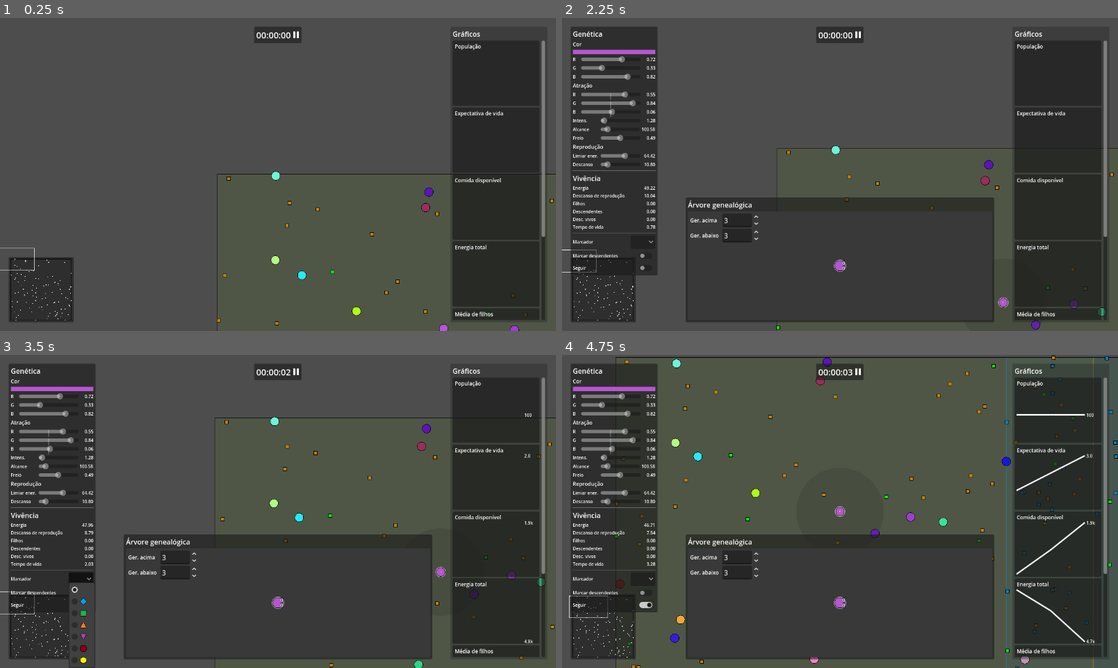
Above: before the commit, frames 1-4 (two rows, left to right).
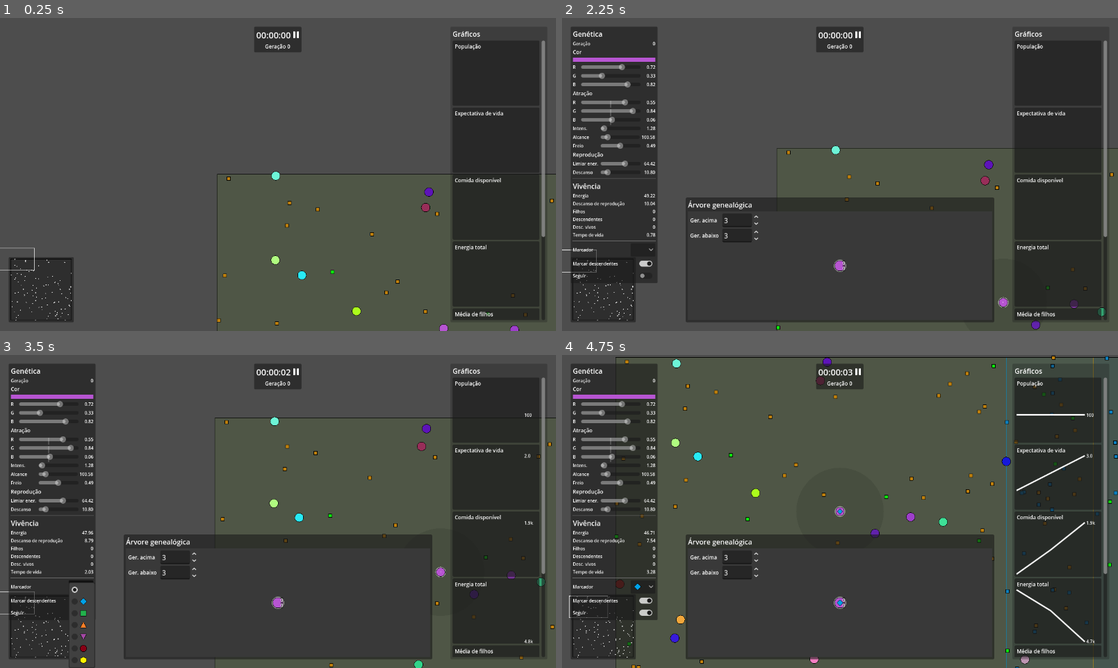
Above: after the commit, the same moments.

Repository: rodrigo-borges/attract-repel
Game: Godot game, scene res://world/world.tscn
Same seed, same stepped clock (60 frames per second), same inputs: the game is played once before the commit and once after it. The project has no main scene, so this scene is started directly.
Inputs (mouse positions are in pixels of both pictures, inside the frame that each line leads up to; where the layout moved, square brackets give the same spot in the first picture):
- Up to frame 1 (0.25 s): no input
- Up to frame 2 (2.25 s): click (856, 33) at 0.5 s; tap Enter at 1.25 s; move the mouse to (1079, 330) at 1.27 s; hold D (right) 1.28-2.03 s; hold F (follow) 1.28-2.03 s; tap Space (pause) at 2 s; move the mouse to (1006, 327) at 2.02 s; hold S (down) from 2.03 s (still down); click (1006, 327) at 2.1 s
- Up to frame 3 (3.5 s): release S (down) at 2.75 s; click (83, 586) [83, 580] at 2.75 s
- Up to frame 4 (4.75 s): click (645, 599) [645, 592] at 3.5 s; click (645, 611) [645, 605] at 4.25 s

The runs differ from the first frame. In frame 1, 0.2% of the frame differs, in the area x 45-55%, y 8-11%; in frame 2, 3.0%; in frame 3, 2.9%; in frame 4, 3.1%, in the area x 1-55%, y 7-85%.

Commit message:
Adiciona a informação de geração às criaturas e ao relógio

Diff:
--- a/entities/creature/creature_data.gd
+++ b/entities/creature/creature_data.gd
@@ -26,6 +26,7 @@
 	set(value): reproduction_cooldown = maxf(value, 0.)
 var brake:float:
 	set(value): brake = clampf(value, 0., 1.)
+var generation:int
 var parent:CreatureData
 var children:Array[CreatureData]
 var vessel:CreatureVessel
@@ -63,7 +64,7 @@
 		color, size_radius,
 		attraction, intensity, sense_radius,
 		reproduction_energy_threshold, reproduction_cooldown,
-		brake,)
+		brake, generation+1)
 	creature.marker = marker
 	creature.mutate()
 	creature.parent = self
@@ -90,7 +91,7 @@
 		_color:Color, _size_radius:float,
 		_attraction:Vector3, _intensity:float, _sense_radius:float,
 		_reproduction_energy_threshold:float, _reproduction_cooldown:float,
-		_brake:float,) -> CreatureData:
+		_brake:float, _generation:int=0) -> CreatureData:
 	var creature:CreatureData = CreatureData.new()
 	creature.color = _color
 	creature.size_radius = _size_radius
@@ -100,6 +101,7 @@
 	creature.reproduction_energy_threshold = _reproduction_energy_threshold
 	creature.reproduction_cooldown = _reproduction_cooldown
 	creature.brake = _brake
+	creature.generation = _generation
 	creature.parent = null
 	creature.children = []
 	creature.lifespan = 0.
--- a/family_tree/family_node.tscn
+++ b/family_tree/family_node.tscn
@@ -14,12 +14,13 @@
 [node name="CollisionShape2D" type="CollisionShape2D" parent="."]
 shape = SubResource("CircleShape2D_1m0yn")
 
+[node name="Marker" type="Sprite2D" parent="."]
+scale = Vector2(0.9, 0.9)
+
 [node name="DeadIcon" type="Sprite2D" parent="."]
+z_index = 1
 position = Vector2(-8, 7)
 texture = ExtResource("2_qqer8")
-
-[node name="Marker" type="Sprite2D" parent="."]
-scale = Vector2(0.9, 0.9)
 
 [node name="PanelContainer" type="PanelContainer" parent="."]
 offset_left = 6.0
--- a/world/hud/clock/clock.gd
+++ b/world/hud/clock/clock.gd
@@ -3,6 +3,7 @@
 
 @onready var clock_label:Label = find_child("ClockLabel")
 @onready var pause_button:BaseButton = find_child("PauseButton")
+@onready var gen_label:Label = find_child("Generation")
 var elapsed_time:float = 0.
 
 func _ready() -> void:
--- a/world/hud/clock/clock.tscn
+++ b/world/hud/clock/clock.tscn
@@ -1,8 +1,9 @@
-[gd_scene load_steps=5 format=3 uid="uid://bh6bll2w5jv5g"]
+[gd_scene load_steps=6 format=3 uid="uid://bh6bll2w5jv5g"]
 
 [ext_resource type="Script" uid="uid://dxpvivat0fnuo" path="res://world/hud/clock/clock.gd" id="1_lufbv"]
 [ext_resource type="Texture2D" uid="uid://2xkcre5f4y2w" path="res://world/hud/clock/pause.png" id="2_lnyst"]
 [ext_resource type="Texture2D" uid="uid://wim1smy16hhi" path="res://world/hud/clock/play.png" id="3_d7ayy"]
+[ext_resource type="LabelSettings" uid="uid://bse0aa8ieynyj" path="res://world/hud/category_label_setting.tres" id="4_0o24t"]
 
 [sub_resource type="LabelSettings" id="LabelSettings_0oity"]
 font_size = 20
@@ -22,15 +23,18 @@
 theme_override_constants/margin_right = 5
 theme_override_constants/margin_bottom = 5
 
-[node name="HBoxContainer" type="HBoxContainer" parent="MarginContainer"]
+[node name="VBoxContainer" type="VBoxContainer" parent="MarginContainer"]
 layout_mode = 2
 
-[node name="ClockLabel" type="Label" parent="MarginContainer/HBoxContainer"]
+[node name="HBoxContainer" type="HBoxContainer" parent="MarginContainer/VBoxContainer"]
+layout_mode = 2
+
+[node name="ClockLabel" type="Label" parent="MarginContainer/VBoxContainer/HBoxContainer"]
 layout_mode = 2
 text = "00:00:00"
 label_settings = SubResource("LabelSettings_0oity")
 
-[node name="PauseButton" type="TextureButton" parent="MarginContainer/HBoxContainer"]
+[node name="PauseButton" type="TextureButton" parent="MarginContainer/VBoxContainer/HBoxContainer"]
 custom_minimum_size = Vector2(15, 15)
 layout_mode = 2
 size_flags_horizontal = 8
@@ -41,3 +45,9 @@
 texture_pressed = ExtResource("3_d7ayy")
 ignore_texture_size = true
 stretch_mode = 5
+
+[node name="Generation" type="Label" parent="MarginContainer/VBoxContainer"]
+layout_mode = 2
+text = "Geração 0"
+label_settings = ExtResource("4_0o24t")
+horizontal_alignment = 1
--- a/world/hud/creature_card/creature_card.gd
+++ b/world/hud/creature_card/creature_card.gd
@@ -2,6 +2,7 @@
 class_name CreatureCard
 
 @export var creature:CreatureData
+@onready var generation:ValueUI = find_child("Generation")
 @onready var color_ui:ColorUI = find_child("Color")
 @onready var attraction:Vector3UI = find_child("Attraction")
 @onready var intensity:ValueUI = find_child("Intensity")
@@ -33,6 +34,7 @@
 
 func update() -> void:
 	if creature != null:
+		generation.value = creature.generation
 		color_ui.color = creature.color
 		attraction.vec = creature.attraction
 		intensity.value = creature.intensity
--- a/world/hud/creature_card/creature_card.tscn
+++ b/world/hud/creature_card/creature_card.tscn
@@ -65,6 +65,14 @@
 layout_mode = 2
 text = "Genética"
 
+[node name="Generation" parent="MarginContainer/VBoxContainer" instance=ExtResource("4_khe27")]
+layout_mode = 2
+title = "Geração"
+format_string = "%d"
+show_slider = false
+title_min_width = 15.0
+value_min_width = 30.0
+
 [node name="Color" parent="MarginContainer/VBoxContainer" instance=ExtResource("1_yku8q")]
 layout_mode = 2
 
@@ -147,6 +155,7 @@
 [node name="Children" parent="MarginContainer/VBoxContainer" instance=ExtResource("4_khe27")]
 layout_mode = 2
 title = "Filhos"
+format_string = "%d"
 show_slider = false
 title_min_width = 15.0
 value_min_width = 30.0
@@ -154,6 +163,7 @@
 [node name="Descendents" parent="MarginContainer/VBoxContainer" instance=ExtResource("4_khe27")]
 layout_mode = 2
 title = "Descendentes"
+format_string = "%d"
 show_slider = false
 title_min_width = 15.0
 value_min_width = 30.0
@@ -161,6 +171,7 @@
 [node name="AliveDescendents" parent="MarginContainer/VBoxContainer" instance=ExtResource("4_khe27")]
 layout_mode = 2
 title = "Desc. vivos"
+format_string = "%d"
 show_slider = false
 title_min_width = 15.0
 value_min_width = 30.0
@@ -205,6 +216,7 @@
 layout_mode = 2
 size_flags_horizontal = 10
 focus_mode = 0
+button_pressed = true
 
 [node name="HBoxContainer3" type="HBoxContainer" parent="MarginContainer/VBoxContainer"]
 layout_mode = 2
--- a/world/hud/creature_card/value_ui.gd
+++ b/world/hud/creature_card/value_ui.gd
@@ -4,6 +4,8 @@
 
 @export var title:String = "X":
 	set(value): title = value; update()
+@export var format_string:String = "%.2f":
+	set(value): format_string = value; update()
 @export var value:float = 0.:
 	set(_value): value = _value; update_value()
 @export var min_value:float = -1.:
@@ -34,7 +36,7 @@
 	if slider != null:
 		slider.set_value(value)
 	if value_label != null:
-		value_label.set_text("%.2f" % value)
+		value_label.set_text(format_string % value)
 
 func update() -> void:
 	if title_label != null:
--- a/world/world.gd
+++ b/world/world.gd
@@ -11,6 +11,9 @@
 
 @onready var camera:WorldCamera = $WorldCamera
 @onready var mini_map:MiniMap = find_child("MiniMap")
+
+@onready var clock:Clock = find_child("Clock")
+var current_gen:int = 0
 
 @export var track_period:float = 1.
 var track_timer:Timer
@@ -125,6 +128,8 @@
 	spawn_creature(child, parent.global_position + Vector2(randf()*50., randf()*50.))
 	var cord = UmbilicalCord.create(parent, child)
 	add_child(cord)
+	current_gen = maxi(current_gen, child.data.generation)
+	clock.gen_label.set_text("Geração %d" % current_gen)
 
 func update_counters() -> void:
 	c_population = creatures.size()
Not shown, changed: README.md
